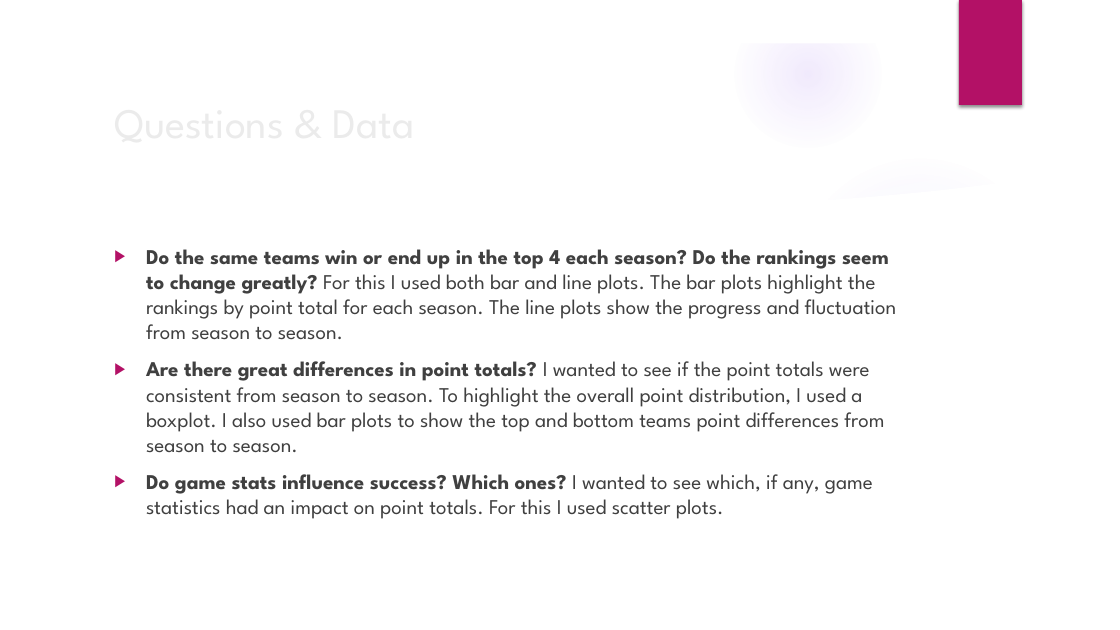
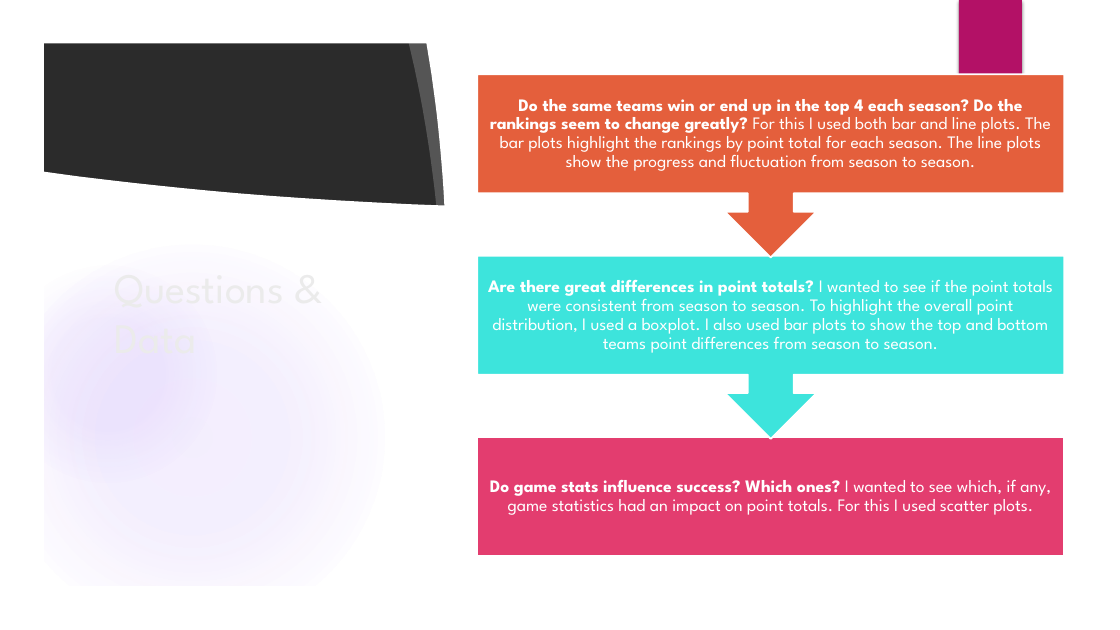
Before and after one commit to ethomps33/Premier_League_Sports_Analysis, a slide deck: slide 3 of Presentation/Project 1 Presentation.pptx. Drawn at 1120x630 pixels with LibreOffice and Linux fonts; fonts in the diff are those of the drawing; background and template pictures are left out; a plain dark background stands for a picture behind light text. Boxes give left, top, right and bottom in pixels: in the first picture for what was removed or moved away, otherwise in the second. Text is boxed around its words. In the diff, an @@ line names an element or a change of style, - is before the commit and + after.

```diff
--- a/Presentation/Project 1 Presentation.pptx
+++ b/Presentation/Project 1 Presentation.pptx
@@ freeform shape removed at <box>0,0,1120,630</box> @@
@@ group added at <box>0,0,1120,630</box>: 3 freeform shapes, 2 ellipses, 1 rectangle @@
@@ rectangle removed at <box>959,0,1022,105</box> @@
@@ rectangle added at <box>959,0,1022,105</box>, fill #B31166 @@
@@ title "Questions & Data" rewrapped from <box>106,89,911,154</box> to <box>106,89,376,534</box> @@
@@ group added at <box>477,74,1065,556</box>: 3 texts, 2 up arrow callouts, 1 rectangle @@
+Do game stats influence success? Which ones? I wanted to see which, if any, game statistics had an impact on point totals. For this I used scatter plots.
+Are there great differences in point totals? I wanted to see if the point totals were consistent from season to season. To highlight the overall point distribution, I used a boxplot. I also used bar plots to show the top and bottom teams point differences from season to season.
+Do the same teams win or end up in the top 4 each season? Do the rankings seem to change greatly? For this I used both bar and line plots. The bar plots highlight the rankings by point total for each season. The line plots show the progress and fluctuation from season to season.
@@ ellipse removed at <box>791,154,1049,413</box> @@
@@ text removed at <box>146,249,897,519</box> @@
-▶ Do the same teams win or end up in the top 4 each season? Do the rankings seem to change greatly? For this I used both bar and line plots. The bar plots highlight the rankings by point total for each season. The line plots show the progress and fluctuation from season to season.
-▶ Are there great differences in point totals? I wanted to see if the point totals were consistent from season to season. To highlight the overall point distribution, I used a boxplot. I also used bar plots to show the top and bottom teams point differences from season to season.
-▶ Do game stats influence success? Which ones? I wanted to see which, if any, game statistics had an impact on point totals. For this I used scatter plots.
```
Also in this commit, not shown: 13 other slides changed, 8 slides added, 12 other files.
